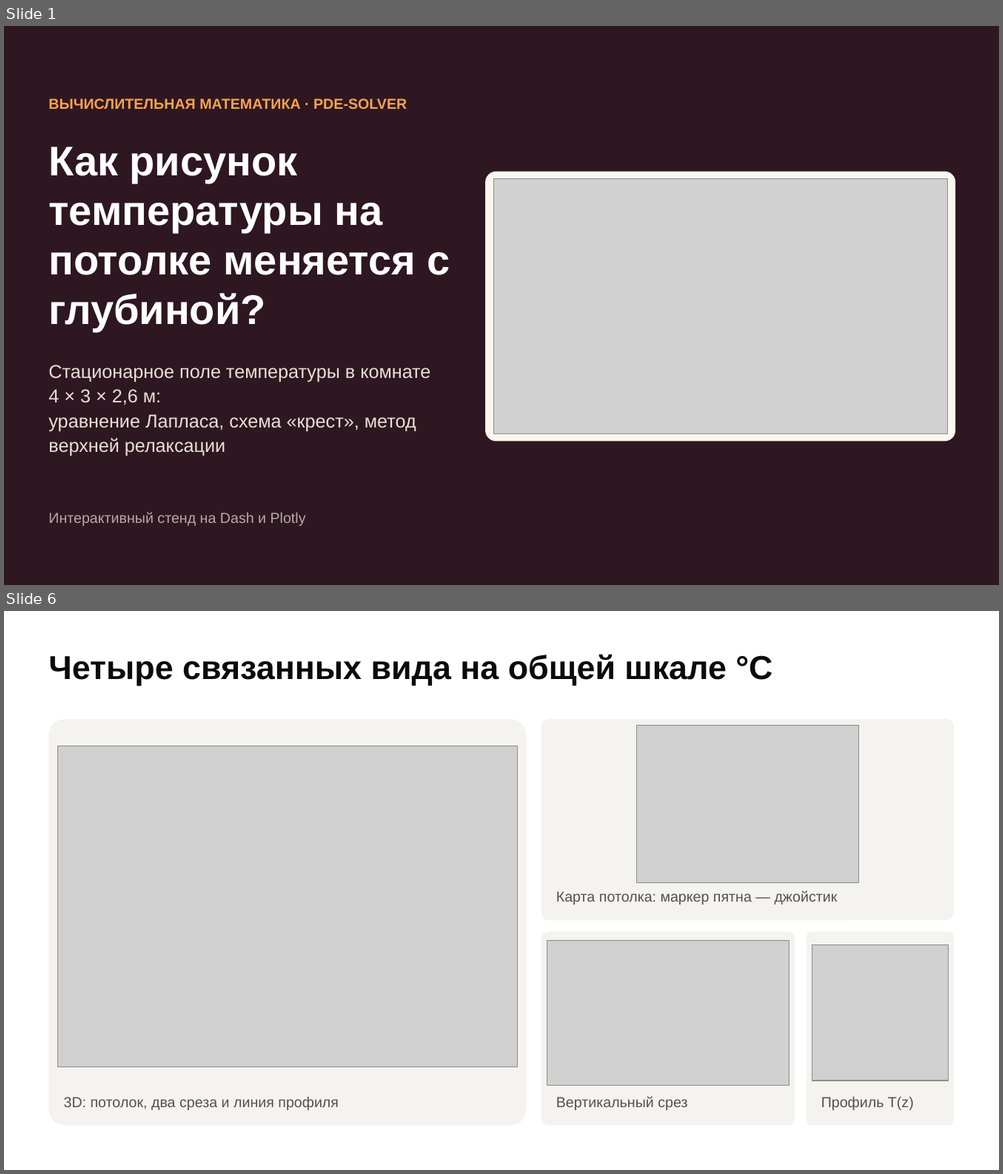
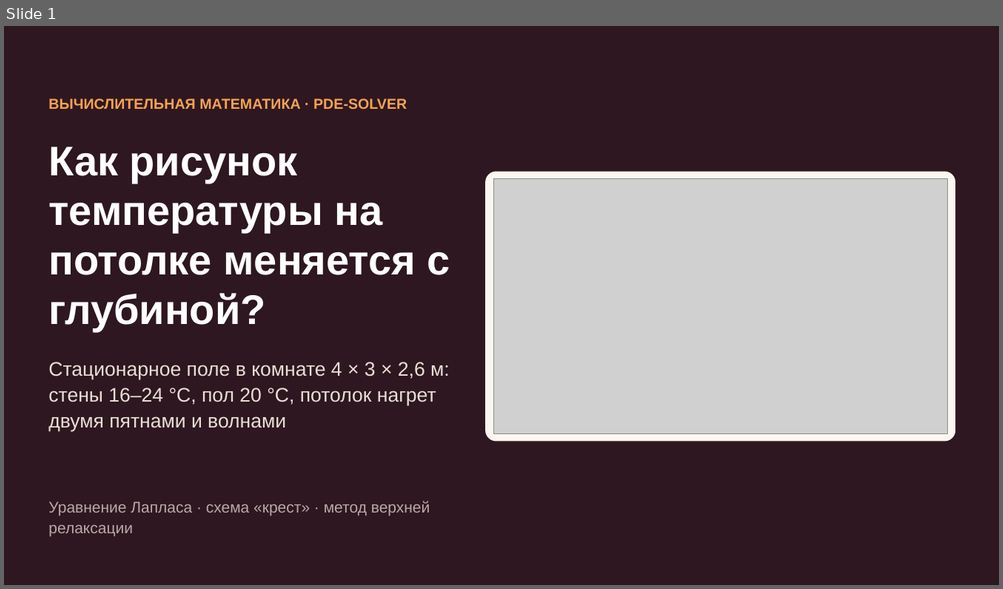
Before and after one commit to terMorel/computational-mathematics, a slide deck: PDE-Solver/presentation/PDE-Solver.pptx. Shown one above the other, each under a label of ours: slides 1 and 6 before the commit, slide 1 after it; the slides between them are not shown. The pictures are 1003x1174 and 1003x589 pixels, drawn with LibreOffice and Linux fonts; fonts in the diff are those of the drawing; grey boxes stand for pictures. Boxes give left, top, right and bottom in pixels: in the first picture for what was removed or moved away, otherwise in the second. Text is boxed around its words. In the diff, an @@ line names an element or a change of style, - is before the commit and + after.

```diff
--- a/PDE-Solver/presentation/PDE-Solver.pptx
+++ b/PDE-Solver/presentation/PDE-Solver.pptx
@@ slide 6 removed at box(4, 611, 999, 1170), background #FFFFFF @@
@@ text removed at box(48, 654, 772, 686) @@
-Четыре связанных вида на общей шкале °C
@@ rounded rectangle removed at box(48, 719, 526, 1126) @@
@@ rounded rectangle removed at box(541, 719, 954, 920) @@
@@ picture removed at box(636, 725, 858, 883) @@
@@ picture removed at box(58, 746, 518, 1068) @@
@@ text removed at box(556, 891, 837, 905) @@
-Карта потолка: маркер пятна — джойстик
@@ rounded rectangle removed at box(541, 932, 795, 1126) @@
@@ picture removed at box(547, 941, 789, 1085) @@
@@ rounded rectangle removed at box(806, 932, 954, 1126) @@
@@ picture removed at box(812, 945, 948, 1081) @@
@@ text removed at box(64, 1097, 338, 1111) @@
-3D: потолок, два среза и линия профиля
@@ text removed at box(556, 1096, 687, 1111) @@
-Вертикальный срез
@@ text removed at box(821, 1097, 913, 1111) @@
-Профиль T(z)
@@ slide 1 changed as well @@
@@ text at box(48, 362, 449, 432): text changed; size 18 to 19 pt @@
-Стационарное поле температуры в комнате 4 × 3 × 2,6 м:
-уравнение Лапласа, схема «крест», метод верхней релаксации
+Стационарное поле в комнате 4 × 3 × 2,6 м: стены 16–24 °C, пол 20 °C, потолок нагрет двумя пятнами и волнами
@@ text at box(48, 501, 430, 537): text changed; size 14 to 15 pt @@
-Интерактивный стенд на Dash и Plotly
+Уравнение Лапласа · схема «крест» · метод верхней релаксации
```
Also in this commit, not shown: 1 other slide changed, 7 slides added, 6 other slides removed, 12 other files.
